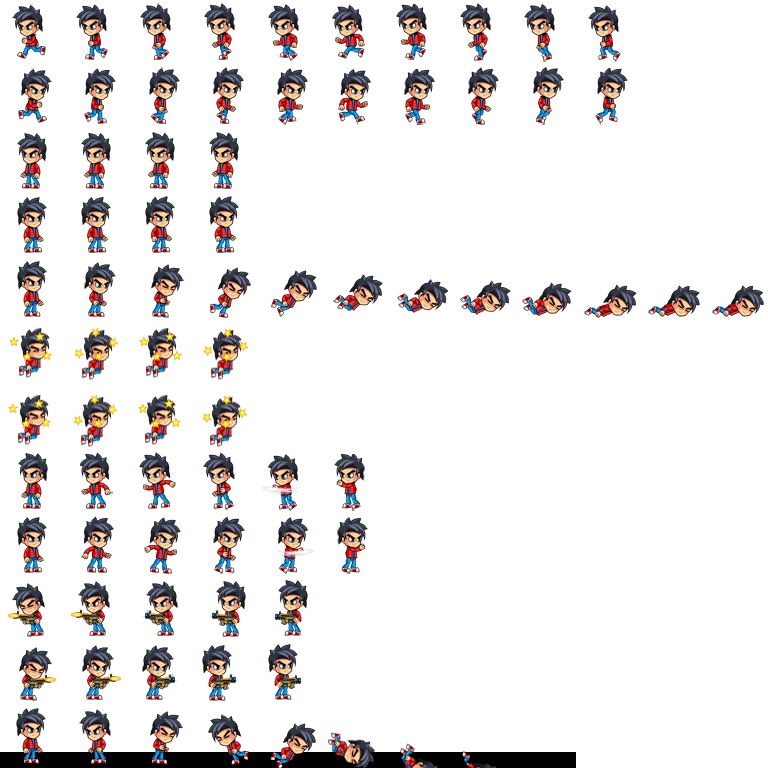
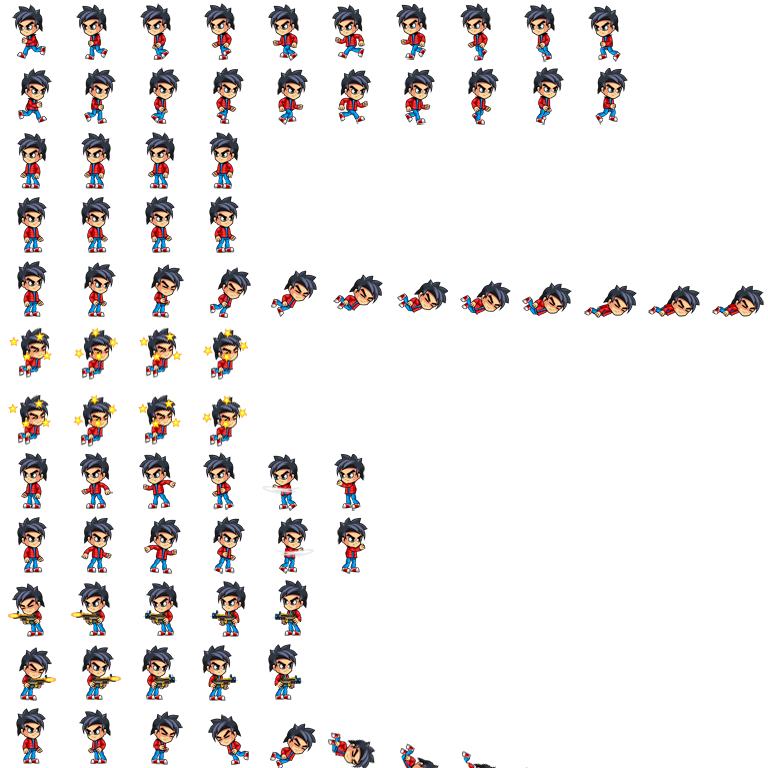
Layered file, before and after one edit (768px x 768px). Changes by layer:
removed layer "Layer 2" over (x1=0, y1=752, x2=576, y2=768)
